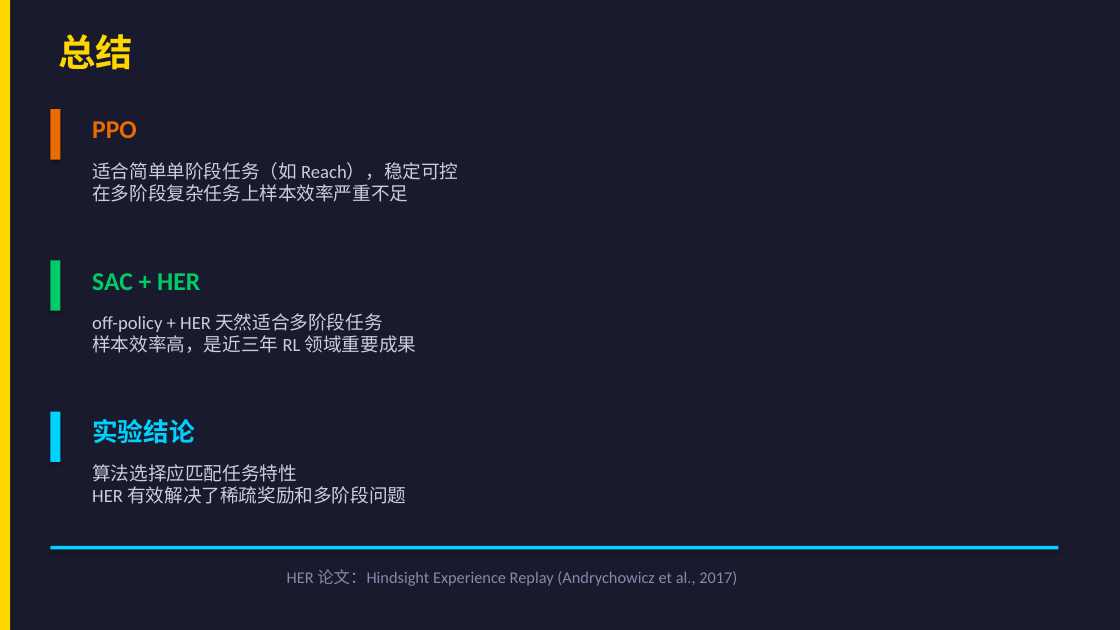
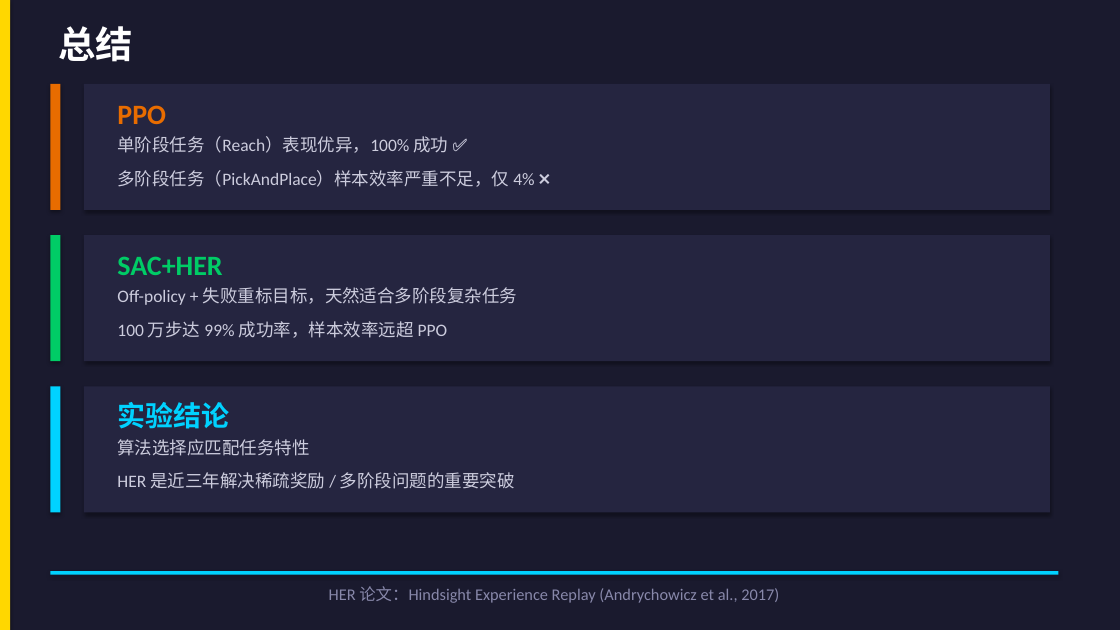
Before and after one commit to baobaolong777/RLStudy, a slide deck: slide 12 of 汇报PPT_PPO_vs_SAC_HER.pptx (slide 9 before the commit). Drawn at 1120x630 pixels with LibreOffice and Linux fonts; fonts in the diff are those of the drawing. Boxes give left, top, right and bottom in pixels: in the first picture for what was removed or moved away, otherwise in the second. Text is boxed around its words. In the diff, an @@ line names an element or a change of style, - is before the commit and + after.

```diff
--- a/汇报PPT_PPO_vs_SAC_HER.pptx
+++ b/汇报PPT_PPO_vs_SAC_HER.pptx
@@ text "总结": place and size @@
-text "总结" at (59, 34, 134, 70)
+text "总结" at (59, 26, 134, 62)
@@ text "总结" at (59, 26, 134, 62): text colour #FFD700 to #FFFFFF @@
@@ rectangle: place and size @@
-rectangle at (50, 109, 60, 160)
+rectangle at (50, 84, 60, 210)
@@ rectangle added at (84, 84, 1050, 210), fill #252540 @@
@@ text "PPO": place and size @@
-text "PPO" at (92, 121, 137, 138)
+text "PPO" at (117, 105, 166, 124)
@@ text "PPO" at (117, 105, 166, 124): size 22 to 24 pt @@
@@ text added at (117, 136, 448, 153), 15 pt, text #CCCCDD @@
+单阶段任务（Reach）表现优异，100% 成功 ✅
@@ text at (117, 170, 534, 187): text changed; size 16 to 15 pt @@
-适合简单单阶段任务（如 Reach），稳定可控
-在多阶段复杂任务上样本效率严重不足
+多阶段任务（PickAndPlace）样本效率严重不足，仅 4% ❌
@@ rectangle: place and size @@
-rectangle at (50, 260, 60, 311)
+rectangle at (50, 235, 60, 361)
@@ rectangle added at (84, 235, 1050, 361), fill #252540 @@
@@ text at (117, 256, 222, 275): text changed; size 22 to 24 pt @@
-SAC + HER
+SAC+HER
@@ text at (117, 287, 518, 305): text changed; size 16 to 15 pt @@
-off-policy + HER 天然适合多阶段任务
-样本效率高，是近三年 RL 领域重要成果
+Off-policy + 失败重标目标，天然适合多阶段复杂任务
@@ text added at (117, 321, 448, 338), 15 pt, text #CCCCDD @@
+100 万步达 99% 成功率，样本效率远超 PPO
@@ rectangle: place and size @@
-rectangle at (50, 412, 60, 462)
+rectangle at (50, 386, 60, 513)
@@ rectangle added at (84, 386, 1050, 513), fill #252540 @@
@@ text "实验结论" at (117, 402, 229, 429): size 22 to 24 pt @@
@@ text "实验结论": place and size @@
-text "实验结论" at (92, 419, 195, 444)
+text "实验结论" at (117, 402, 229, 429)
@@ text added at (117, 439, 309, 456), 15 pt, text #CCCCDD @@
+算法选择应匹配任务特性
@@ text at (117, 472, 515, 489): text changed; size 16 to 15 pt @@
-算法选择应匹配任务特性
-HER 有效解决了稀疏奖励和多阶段问题
+HER 是近三年解决稀疏奖励 / 多阶段问题的重要突破
@@ text "HER 论文：Hindsight Experience Replay (Andrychowicz ...": place and size @@
-text "HER 论文：Hindsight Experience Replay (Andrychowicz ..." at (287, 569, 737, 586)
+text "HER 论文：Hindsight Experience Replay (Andrychowicz ..." at (329, 586, 779, 603)
@@ rectangle: place and size @@
-rectangle at (50, 546, 1059, 549)
+rectangle at (50, 571, 1059, 575)
```
Also in this commit, not shown: 4 other slides changed, 6 slides added, 3 slides removed, 1 other file.
